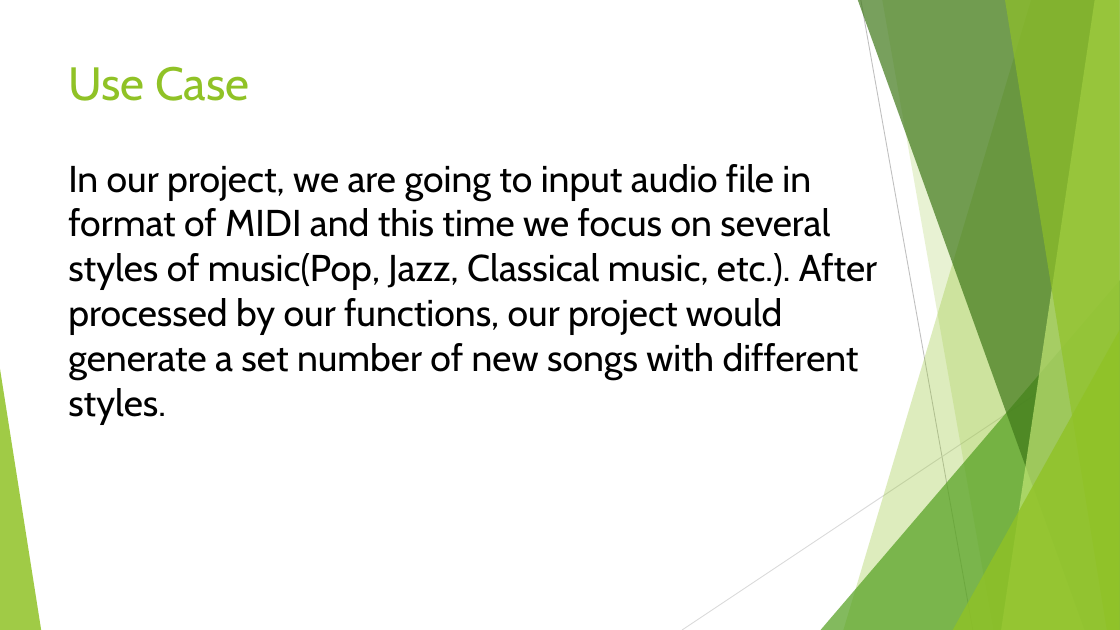
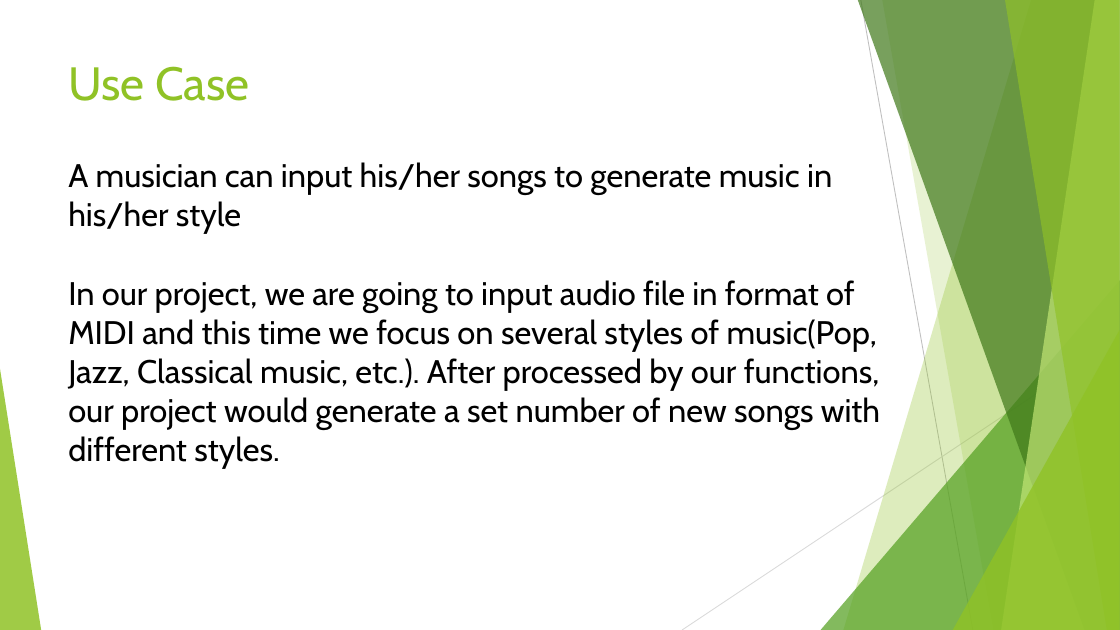
Before and after one commit to yingy4/Team4-Final-Project, a slide deck: slide 2 of smart music composer.pptx. Drawn at 1120x630 pixels with LibreOffice and Linux fonts; fonts in the diff are those of the drawing. Boxes give left, top, right and bottom in pixels: in the first picture for what was removed or moved away, otherwise in the second. Text is boxed around its words. In the diff, an @@ line names an element or a change of style, - is before the commit and + after.

Commit message:
update ppt

```diff
--- a/smart music composer.pptx
+++ b/smart music composer.pptx
@@ title at (68,66,880,469): text changed; size 32 to 28 pt @@
-Use Case
-In our project, we are going to input audio file in format of MIDI and this time we focus on several styles of music(Pop, Jazz, Classical music, etc.). After processed by our functions, our project would generate a set number of new songs with different styles.
+Use Case
+A musician can input his/her songs to generate music in his/her style
+In our project, we are going to input audio file in format of MIDI and this time we focus on several styles of music(Pop, Jazz, Classical music, etc.). After processed by our functions, our project would generate a set number of new songs with different styles.
```
Also in this commit, not shown: 3 other slides changed.
